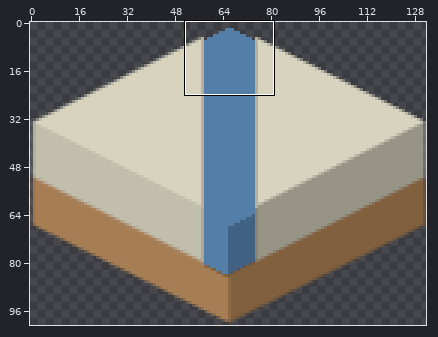
One commit to this sprite sheet: transportTiles/transportTilesTBubahn.png. Above: a wide view before the commit, with the close-up outlined.
Close-up. Earlier state:
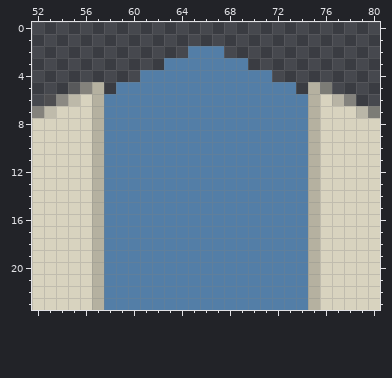
The file is 132x101 pixels. Pixels under 10% opacity are left out. Colours within 5 levels of each other are drawn and written as one. Shown: x 52..80, y 0..23.
After:
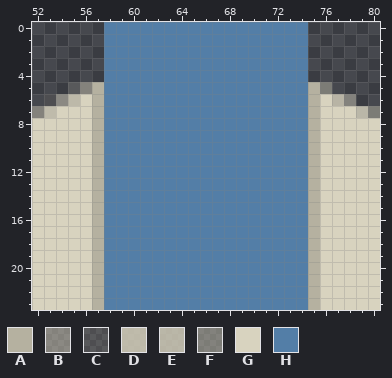
Palette (. is transparent): A #b5b1a0  B #d7d0bd79  C #d7cfb720  D #d5d0bcd7  E #d6d1bdce  F #d7d2bd6c  G #d8d3bf  H #537ea7
The exact change:
The edit adds colour H in rows 0 to 1 at x 58 to 74; in row 2 at x 58 to 64 and 68 to 74; in row 3 at x 58 to 62 and 70 to 74; in row 4 at x 58 to 60 and 72 to 74; in row 5 at x 58 and 74.
Changed places in both close-ups, as pixel boxes (x1, y1, x2, y2):
added: (104, 22, 308, 94)
